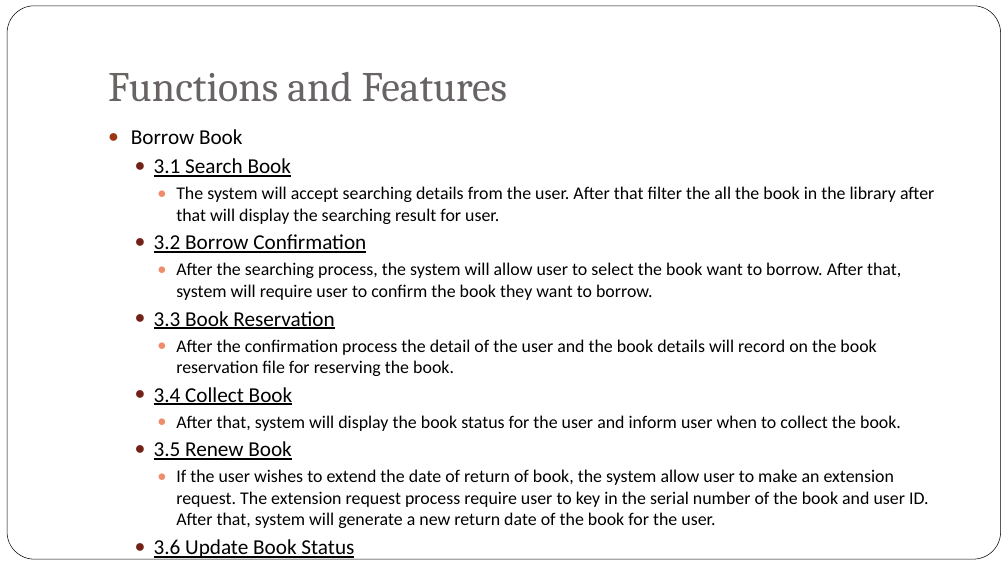
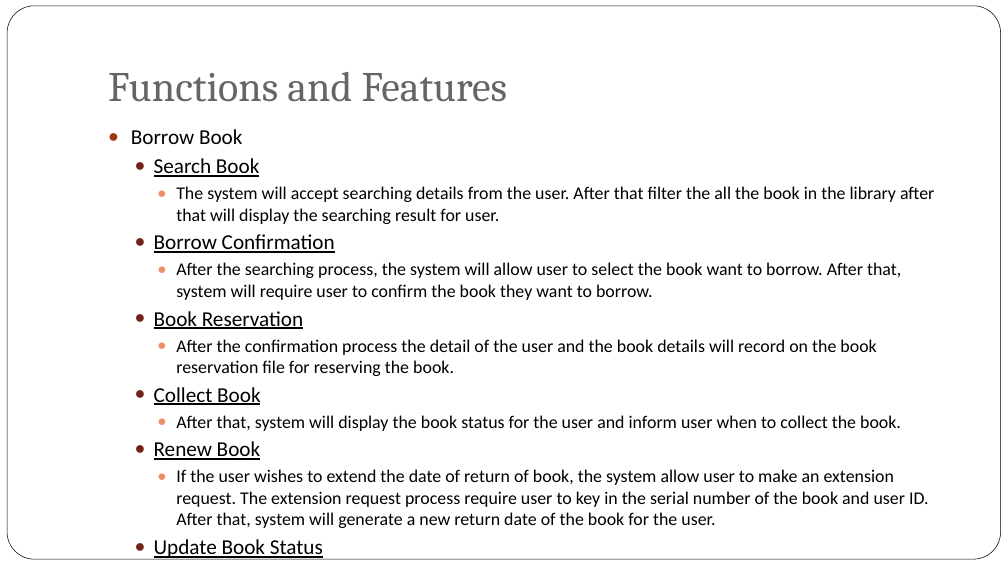
Before and after one commit to jyu1129/Library-System-IS-assignment, a slide deck: slide 10 of Week 9/Week 9 – Functional Design.pptx. Drawn at 1008x567 pixels with LibreOffice and Linux fonts; fonts in the diff are those of the drawing; background and template pictures are left out. Boxes give left, top, right and bottom in pixels: in the first picture for what was removed or moved away, otherwise in the second. Text is boxed around its words. In the diff, an @@ line names an element or a change of style, - is before the commit and + after.

```diff
--- a/Week 9/Week 9 – Functional Design.pptx
+++ b/Week 9/Week 9 – Functional Design.pptx
@@ text at box(154, 158, 259, 177): text changed @@
-  ● 3.1 Search Book
+  ● Search Book
@@ text at box(154, 234, 335, 253): text changed @@
-  ● 3.2 Borrow Confirmation
+  ● Borrow Confirmation
@@ text at box(154, 311, 303, 329): text changed @@
-  ● 3.3 Book Reservation
+  ● Book Reservation
@@ text at box(154, 387, 260, 405): text changed @@
-  ● 3.4 Collect Book
+  ● Collect Book
@@ text at box(154, 441, 260, 460): text changed @@
-  ● 3.5 Renew Book
+  ● Renew Book
@@ text at box(154, 539, 323, 560): text changed @@
-  ● 3.6 Update Book Status
+  ● Update Book Status
```
Also in this commit, not shown: 1 slide added.
